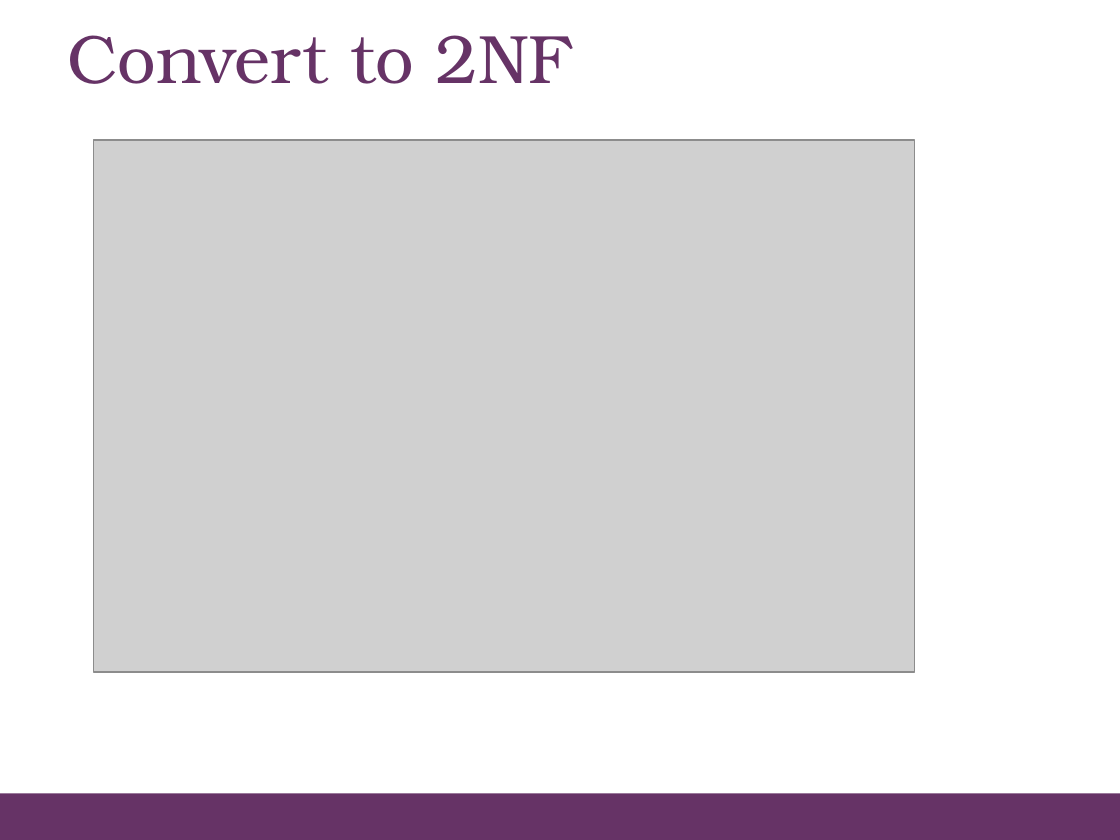
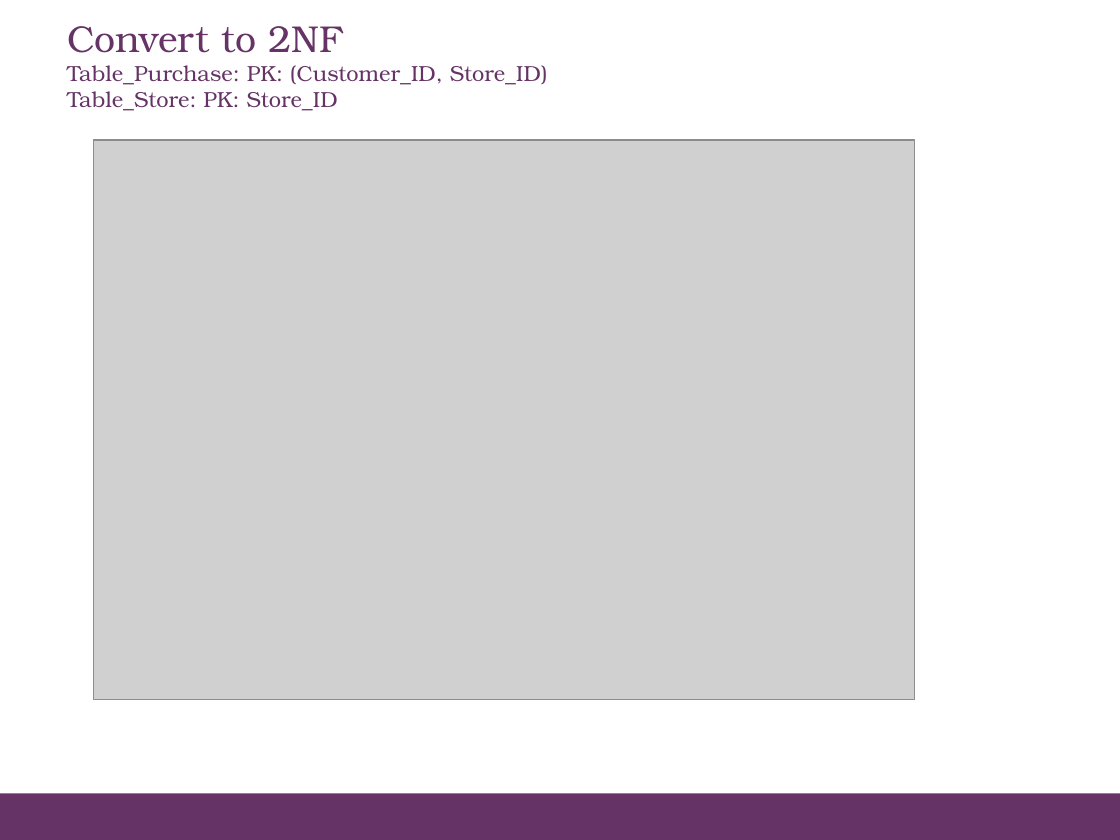
Before and after one commit to mahmoudparsian/data-warehousing-and-business-intelligence, a slide deck: slide 66 of resources/class_lectures/week_04_Data_Modeling_and_Dimensional_modeling/week_04_normalization_class_presentation_slides_108.pptx. Drawn at 1120x840 pixels with LibreOffice and Linux fonts; fonts in the diff are those of the drawing; grey boxes stand for pictures. Boxes give left, top, right and bottom in pixels: in the first picture for what was removed or moved away, otherwise in the second. Text is boxed around its words. In the diff, an @@ line names an element or a change of style, - is before the commit and + after.

```diff
--- a/resources/class_lectures/week_04_Data_Modeling_and_Dimensional_modeling/week_04_normalization_class_presentation_slides_108.pptx
+++ b/resources/class_lectures/week_04_Data_Modeling_and_Dimensional_modeling/week_04_normalization_class_presentation_slides_108.pptx
@@ title at box(67, 26, 548, 111): text changed; size 44 to 14 pt @@
-Convert to 2NF
+Convert to 2NF
+Table_Purchase: PK: (Customer_ID, Store_ID)
+Table_Store: PK: Store_ID
@@ picture: place and size @@
-picture at box(93, 140, 914, 672)
+picture at box(93, 140, 914, 700)
```
Also in this commit, not shown: 2 other slides changed.
